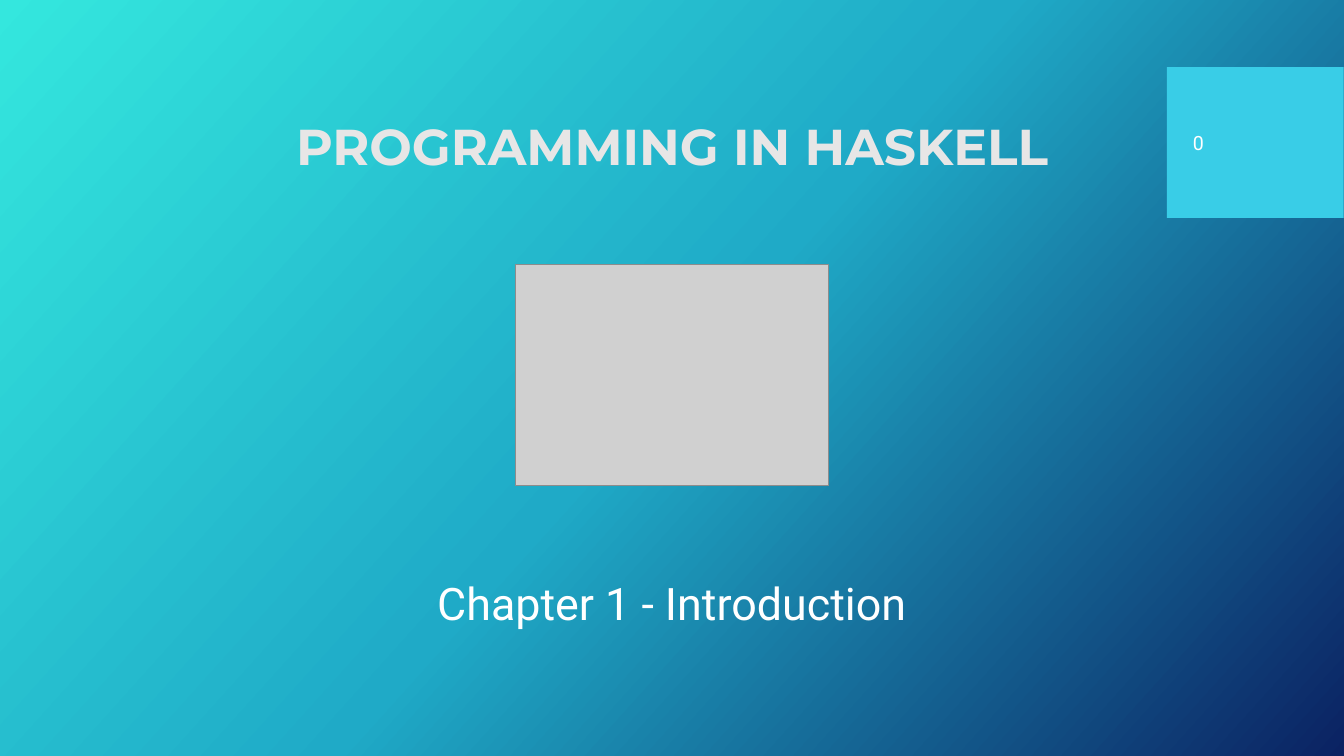
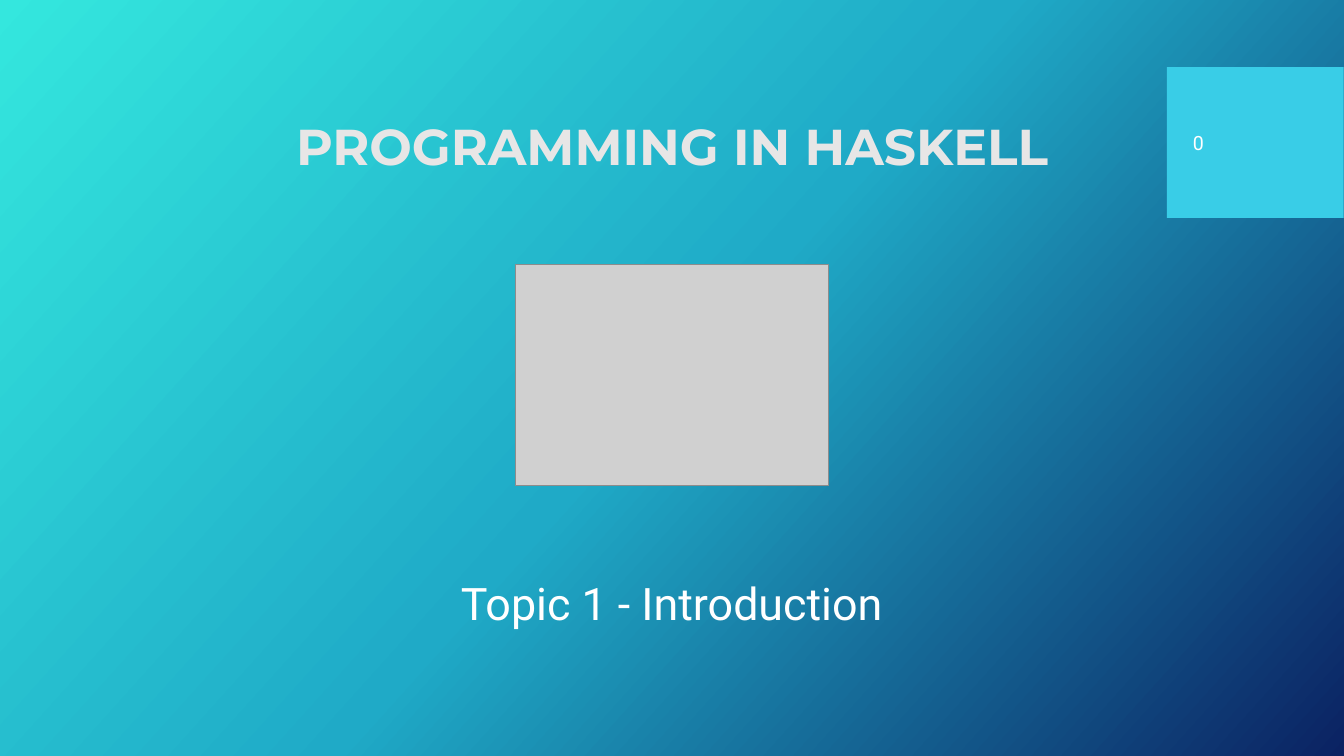
Before and after one commit to Fun-Prog-26/fun-prog-26, a slide deck: slide 1 of topic02-first-steps/unit-02a-lectures/talk-1/a-introduction-to-haskell.pptx. Drawn at 1344x756 pixels with LibreOffice and Linux fonts; fonts in the diff are those of the drawing; grey boxes stand for pictures; background and template pictures are left out. Boxes give left, top, right and bottom in pixels: in the first picture for what was removed or moved away, otherwise in the second. Text is boxed around its words. In the diff, an @@ line names an element or a change of style, - is before the commit and + after.

Commit message:
update title on slides from chapter to slides

```diff
--- a/topic02-first-steps/unit-02a-lectures/talk-1/a-introduction-to-haskell.pptx
+++ b/topic02-first-steps/unit-02a-lectures/talk-1/a-introduction-to-haskell.pptx
@@ text at [461,586,882,629]: text changed @@
-Chapter 1 - Introduction
+Topic 1 - Introduction
```
Also in this commit, not shown: 9 other files.
